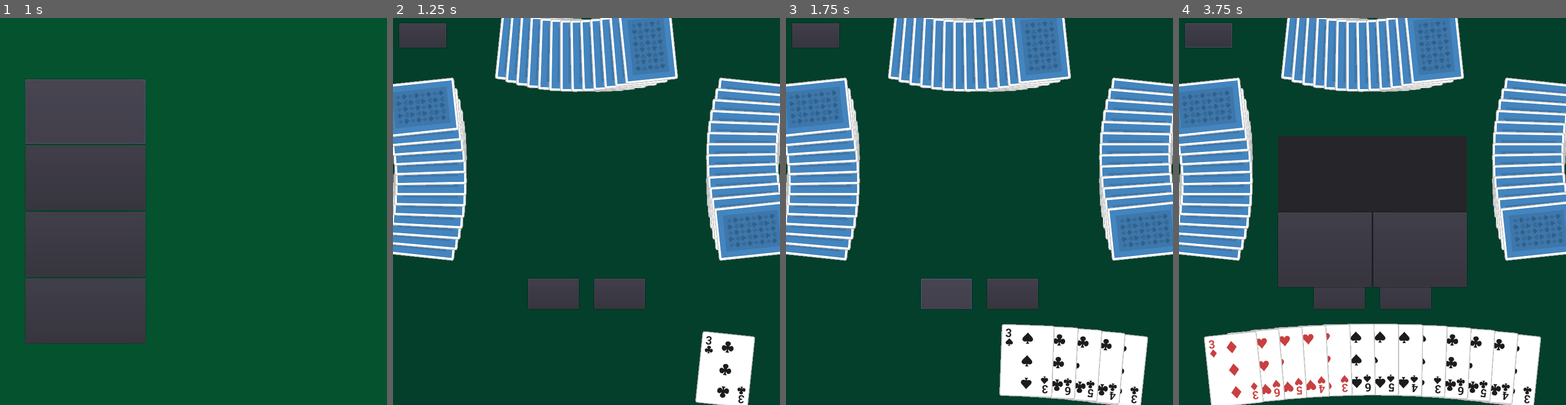
Above: before the commit, frames 1-4 (left to right).
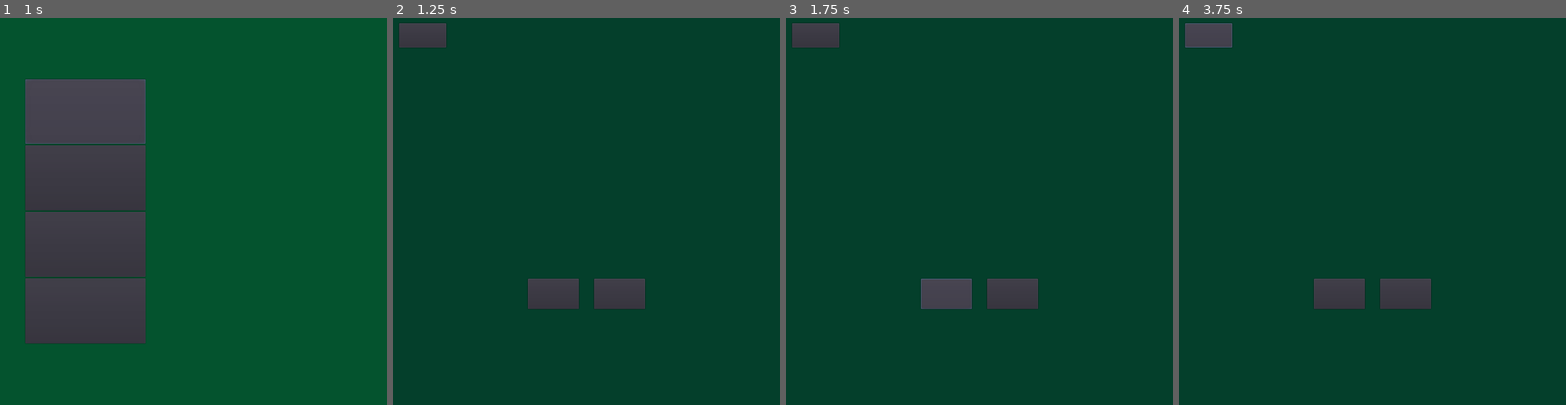
Above: after the commit, the same moments.

Repository: UPDCS192Group4/PusoyDosOnline
Game: Godot game, scene res://Home.tscn
The game is run twice, just before and just after one commit, with the same random seed, the same clock (stepped at 60 frames per second) and the same inputs.
Inputs:
- Up to frame 1 (1 s): click "PLAY" at 0.5 s
- Up to frame 2 (1.25 s): no input
- Up to frame 3 (1.75 s): click "PLAY" at 1.25 s
- Up to frame 4 (3.75 s): click "PLAY" at 2 s; click "PASS" at 2.75 s; click "Home" at 3.5 s

Frame 1 is identical in both runs. In frame 2, 27% of the frame differs, in the area x 0-100%, y 0-100%; in frame 3, 32%; in frame 4, 59%.
Error before the commit: Invalid get index '2' (on base: 'Array'). (res://Hand.gd:74)
Error after the commit: Parse Error: The identifier "Websocket" isn't declared in the current scope. (res://Game.gd:7)

Commit message:
Added changes to Game.gd

Diff:
--- a/project/Game.gd
+++ b/project/Game.gd
@@ -4,7 +4,19 @@
 var newCard
 var pressedArray = Array()
 
+var ws = Websocket.getSocket()
+
 func _ready():
+	ws = Websocket.getSocket()
+	# ws.connect("connection_closed", self, "_connection_failed")
+	# ws.connect("connection_error", self, "_connection_failed")
+	# ws.connect("connection_established", self, "_connection_success")
+	ws.connect("data_received", self, "_on_data_received")
+
+func _process(delta):
+	ws.poll()
+
+func loadGame():
 	var scene1 = load("res://Hand.tscn")
 	var child1 = scene1.instance()
 	add_child(child1)
@@ -16,6 +28,9 @@
 	child3.set_name("Opponents")
 	add_child(child3)
 	shuffleDeck()
+	emit_signal("ready")
+	#what is this
+	#Label.visible = false
 
 func shuffleDeck():
 #	for i in range(1,5):
@@ -192,3 +207,33 @@
 			pass
 		elif a[i] > b[i]:
 			return  true
+
+func _on_data_received():
+	print("receiving data...")
+	var data = ws.get_peer(1).get_packet().get_string_from_utf8()
+	var msg = data.split(" ")
+	print(msg)
+	match(msg[0]):
+		"hand":
+			var hand_string = msg[1].split(",")
+			print("received hand from server: ", hand_string)
+			for card in hand_string:
+				var card_split = card.split("-")
+				var suit = int(card_split[0])
+				var value = int(card_split[1])
+				newCard = cardScene.instance()
+				newCard.init(suit, value)
+				hand.append(newCard)
+			self.loadGame()
+		"play":
+			var newPile=msg[2].split(",")
+			var suits = Array()
+			var ranks = Array()
+			var tempString
+			for i in newPile:
+				tempString = i.split("-")
+				suits.append(int(tempString[0]))
+				ranks.append(int(tempString[1]))
+			print(ranks,suits)
+			print(msg[2])
+			get_node("Pile").updatePile(ranks,suits)
